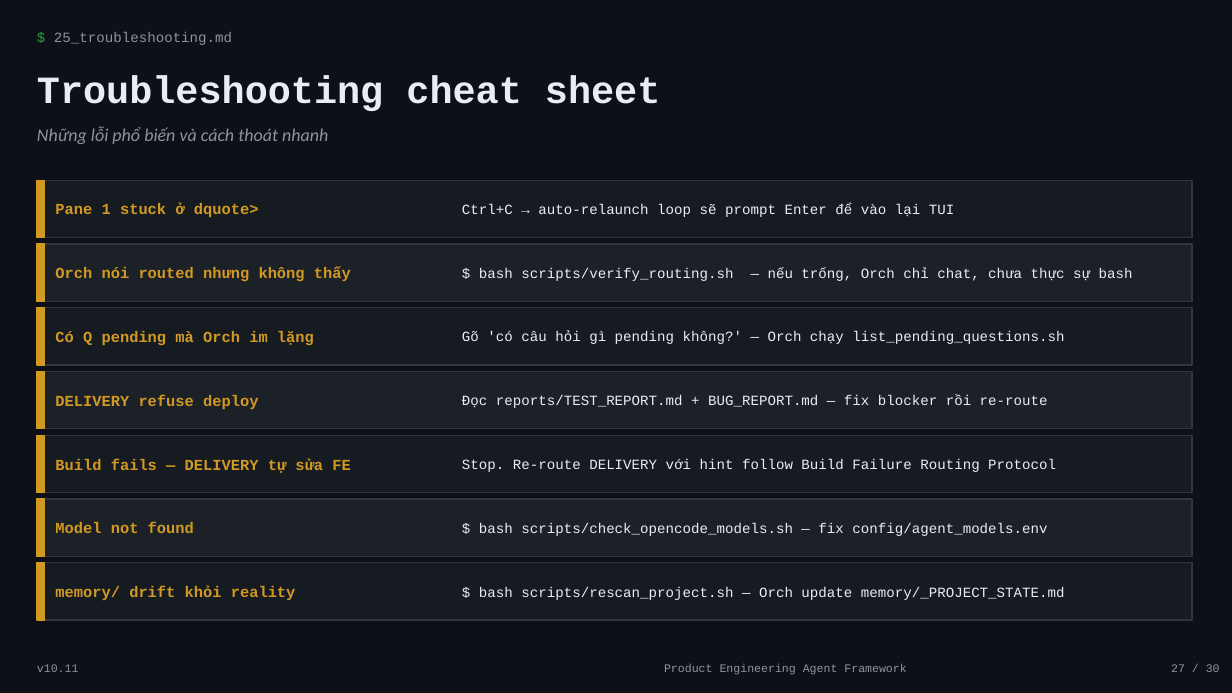
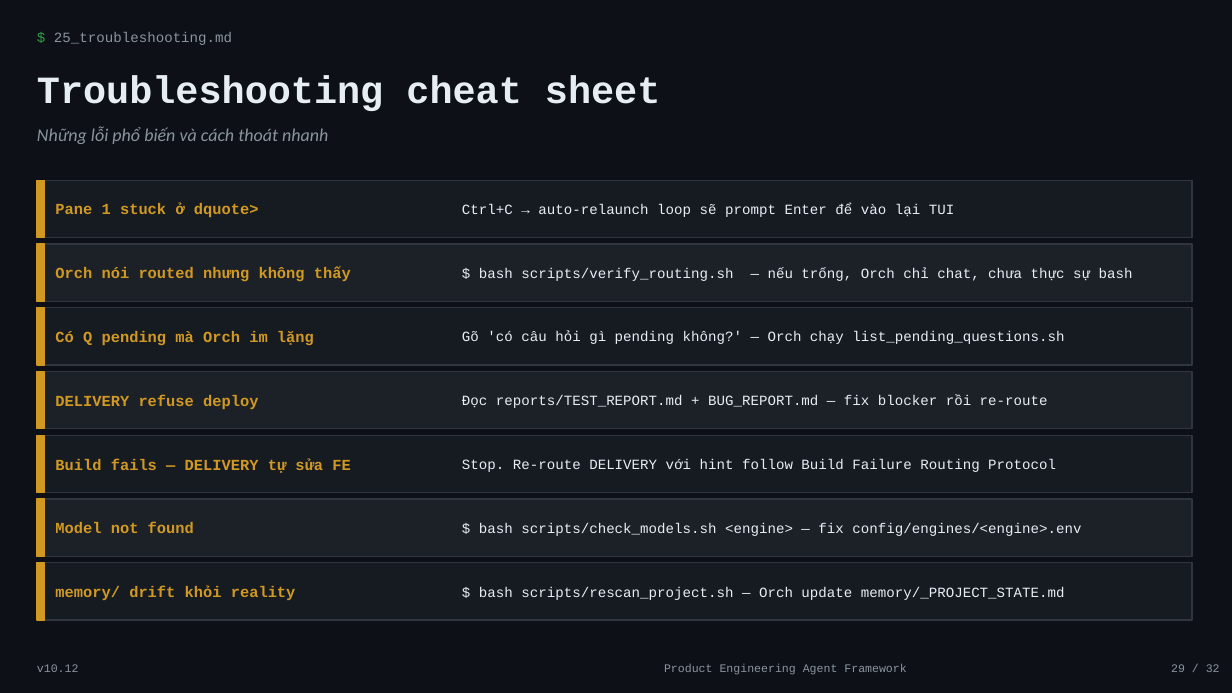
Before and after one commit to minhtuan-labs/learning-vault, a slide deck: slide 29 of frameworks/product-engineering-template/Framework_Introduction.pptx (slide 27 before the commit). Drawn at 1232x693 pixels with LibreOffice and Linux fonts; fonts in the diff are those of the drawing. Boxes give left, top, right and bottom in pixels: in the first picture for what was removed or moved away, otherwise in the second. Text is boxed around its words. In the diff, an @@ line names an element or a change of style, - is before the commit and + after.

Commit message:
Update product-engineering-template to v10.12

```diff
--- a/frameworks/product-engineering-template/Framework_Introduction.pptx
+++ b/frameworks/product-engineering-template/Framework_Introduction.pptx
@@ text at [479,523,1081,536]: text changed @@
-$ bash scripts/check_opencode_models.sh — fix config/agent_models.env
+$ bash scripts/check_models.sh <engine> — fix config/engines/<engine>.env
@@ text at [37,664,79,672]: text changed @@
-v10.11
+v10.12
@@ text at [1171,664,1220,672]: text changed @@
-27 / 30
+29 / 32
```
Also in this commit, not shown: 29 other slides changed, 2 slides added, 27 other files.
